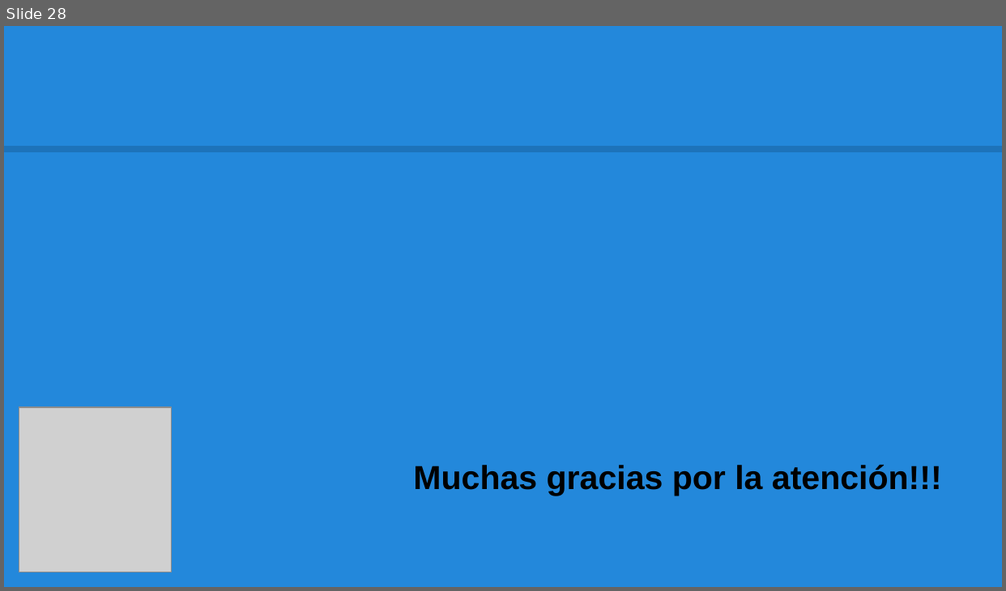
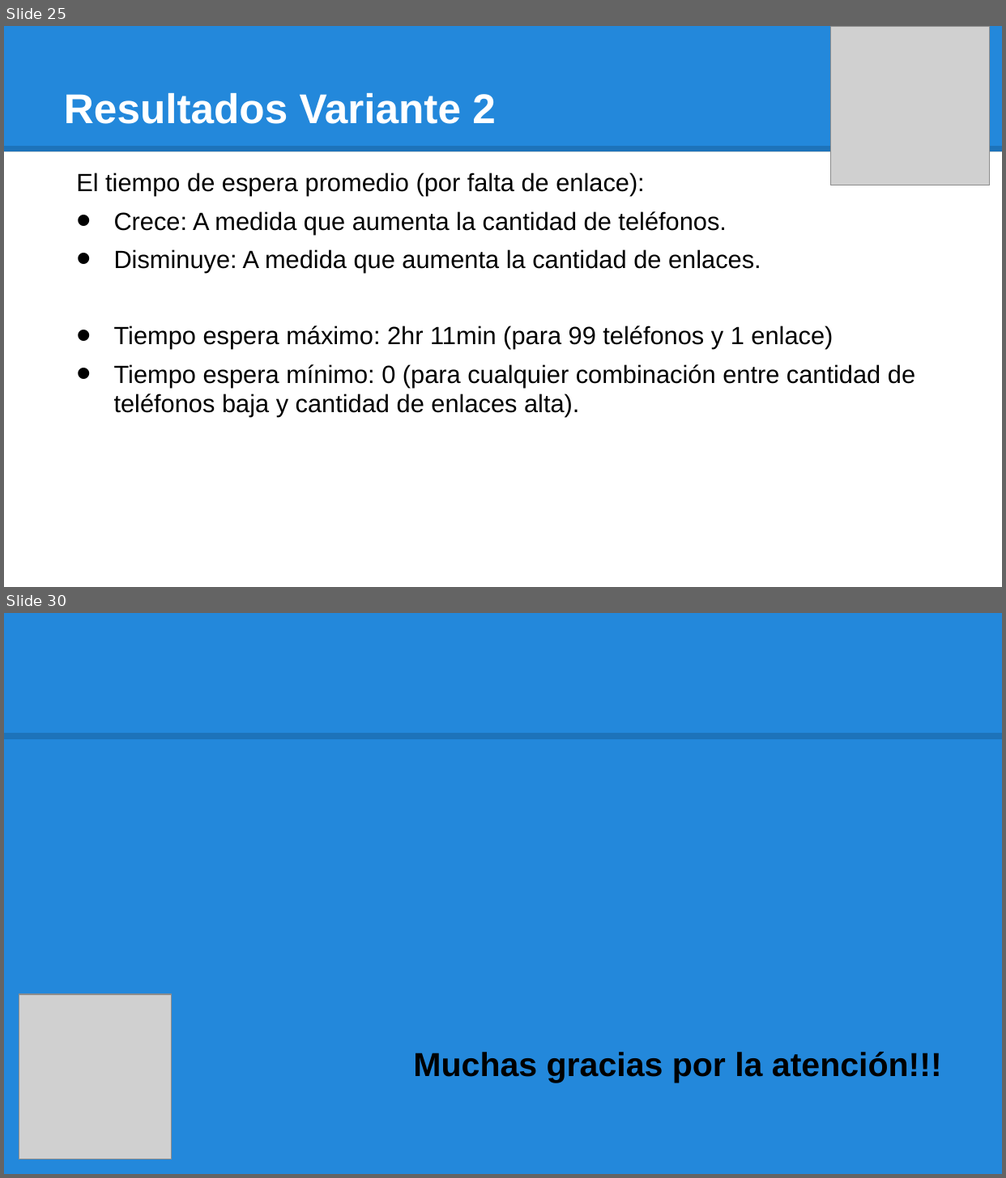
Before and after one commit to jampys/simulacion_informe, a slide deck: TF_SIMULACION_PRESENTACION.pptx. Shown one above the other, each under a label of ours: slide 28 before the commit, slides 25 and 30 after it; the slides between them are not shown. The pictures are 1006x591 and 1006x1178 pixels, drawn with LibreOffice and Linux fonts; fonts in the diff are those of the drawing; grey boxes stand for pictures. Boxes give left, top, right and bottom in pixels: in the first picture for what was removed or moved away, otherwise in the second. Text is boxed around its words. In the diff, an @@ line names an element or a change of style, - is before the commit and + after.

```diff
--- a/TF_SIMULACION_PRESENTACION.pptx
+++ b/TF_SIMULACION_PRESENTACION.pptx
@@ slide 25 added at [4,26,1002,587], background #FFFFFF; not listed: 1 template element that a slide beside it also shows @@
@@ rectangle added at [4,26,1002,152], fill #2388DB @@
@@ picture added at [830,26,989,185] @@
@@ title added at [64,92,496,124], 30 pt, text #FFFFFF, bold @@
+Resultados Variante 2
@@ text added at [76,173,915,417], 18 pt, text #000000 @@
+El tiempo de espera promedio (por falta de enlace):
+• Crece: A medida que aumenta la cantidad de teléfonos.
+• Disminuye: A medida que aumenta la cantidad de enlaces.
+• Tiempo espera máximo: 2hr 11min (para 99 teléfonos y 1 enlace)
+• Tiempo espera mínimo: 0 (para cualquier combinación entre cantidad de teléfonos baja y cantidad de enlaces alta).
@@ what was slide 28 is now slide 30 @@
```
Also in this commit, not shown: 4 slides changed, 24 other slides added, 23 slides removed.
